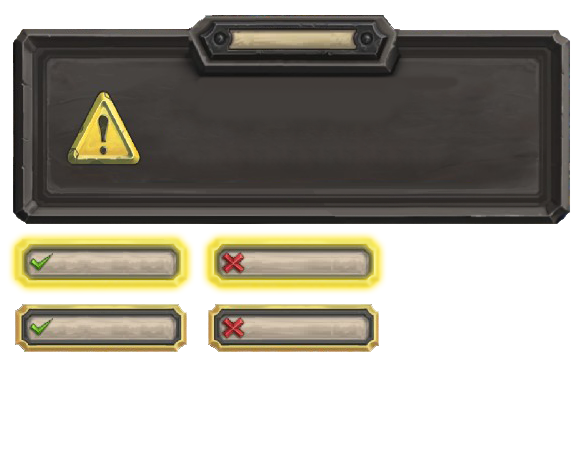
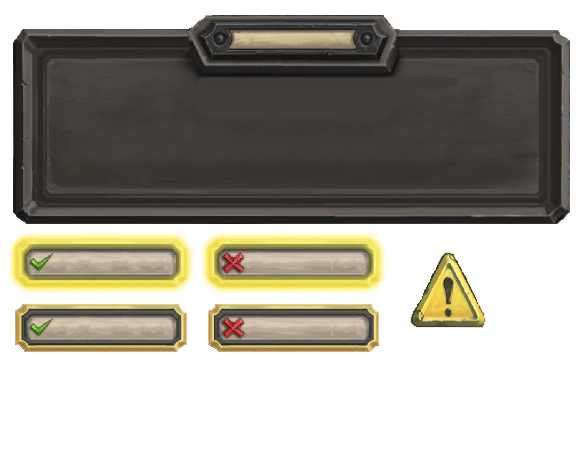
Two versions of the same layered image (584x449). Layer-by-layer changes:
added layer "레이어 3" above "레이어 0" over <box>409,251,487,329</box>
painted on "레이어 0" over <box>59,80,195,176</box>
